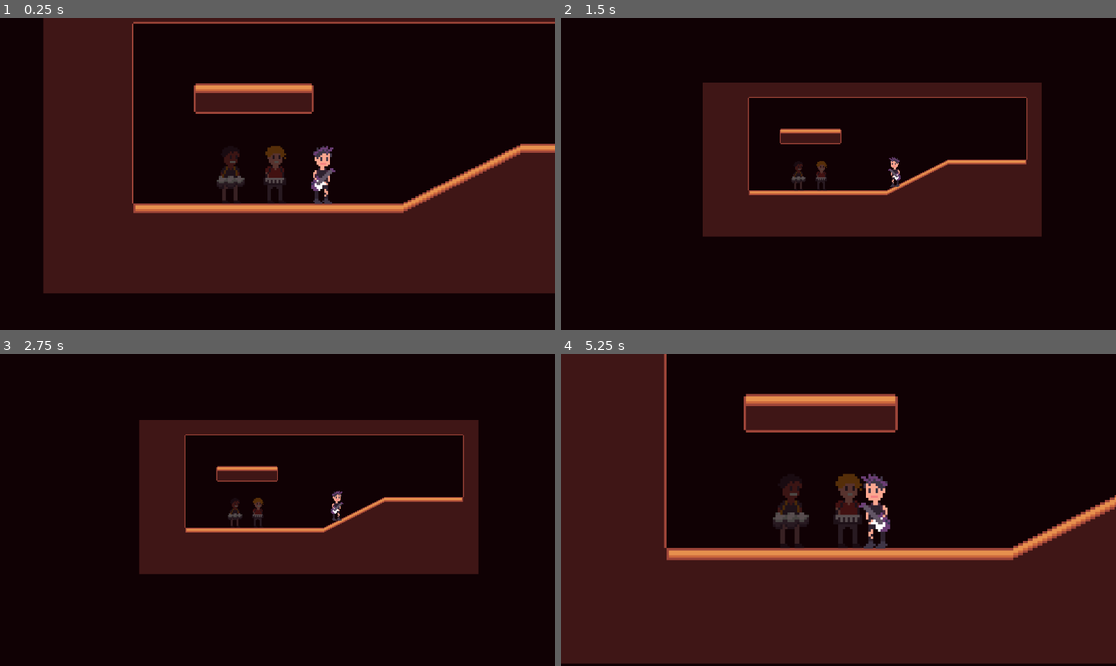
Above: before the commit, frames 1-4 (two rows, left to right).
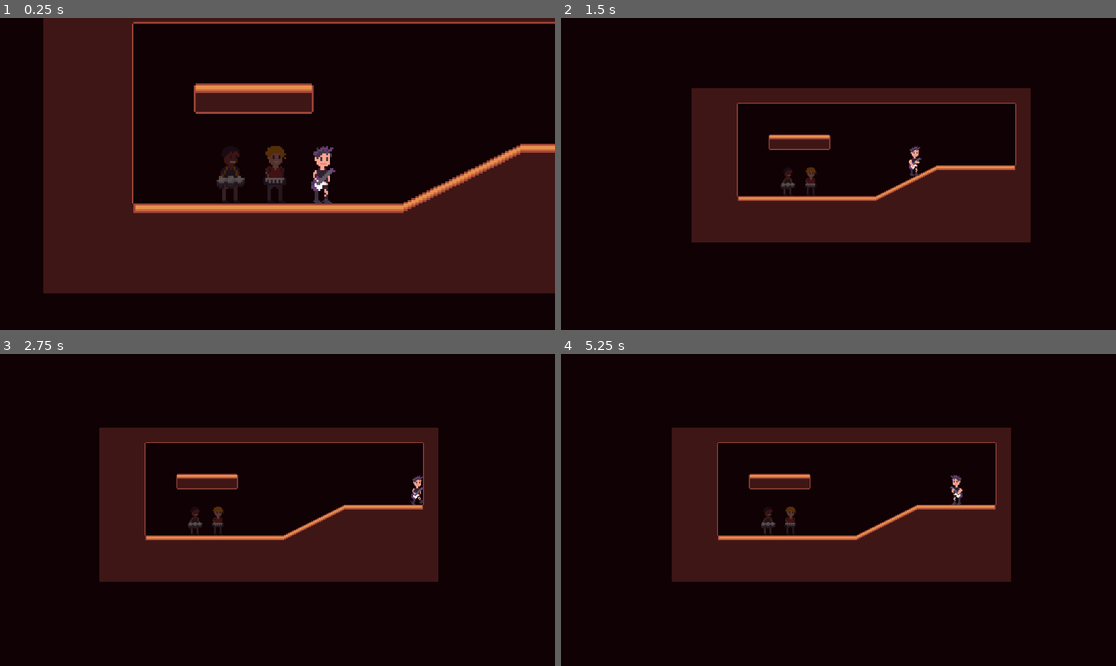
Above: after the commit, the same moments.

Repository: GioWashel/play-it-back
Game: Godot game, scene res://scenes/play_it_back.tscn
Two runs of this game, one before a commit and one after it. Both use one fixed random seed, a clock stepped at 60 frames per second and the inputs below.
Inputs (mouse positions are in pixels of both pictures, inside the frame that each line leads up to):
- Up to frame 1 (0.25 s): no input
- Up to frame 2 (1.5 s): tap Enter at 0.5 s; move the mouse to (960, 158) at 0.52 s; hold Right (right) 0.53-1.28 s; click (960, 158) at 0.6 s; right-click (960, 158) at 0.8 s; move the mouse to (727, 189) at 1.27 s; hold Left (left) from 1.28 s (still down); right-click (727, 189) at 1.35 s
- Up to frame 3 (2.75 s): click (166, 525) at 1.55 s; move the mouse to (333, 441) at 2.02 s; release Left (left) at 2.03 s; hold Right (right) from 2.03 s (still down); click (333, 441) at 2.1 s; right-click (333, 441) at 2.3 s
- Up to frame 4 (5.25 s): move the mouse to (810, 572) at 2.77 s; right-click (810, 572) at 2.85 s; click (810, 572) at 3.05 s; move the mouse to (1005, 556) at 3.52 s; release Right (right) at 3.53 s; hold Left (left) from 3.53 s (still down); click (1005, 556) at 3.6 s; right-click (1005, 556) at 3.8 s; move the mouse to (672, 463) at 4.27 s; right-click (672, 463) at 4.35 s; click (672, 463) at 4.55 s; move the mouse to (866, 510) at 5.02 s; click (866, 510) at 5.1 s

The runs differ from the first frame. In frame 2, 9.1% of the frame differs, in the area x 23-87%, y 20-72%; in frame 3, 16%; in frame 4, 62%, in the area x 0-100%, y 0-100%.

Commit message:
Sprites implemented

Diff:
--- a/scenes/play_it_back.tscn
+++ b/scenes/play_it_back.tscn
@@ -1,13 +1,13 @@
-[gd_scene load_steps=12 format=4 uid="uid://b37plmw73hqye"]
+[gd_scene load_steps=45 format=4 uid="uid://b37plmw73hqye"]
 
 [ext_resource type="Script" uid="uid://b0dghxkhmymm2" path="res://scripts/CameraFollow.gd" id="1_2pvbs"]
 [ext_resource type="Script" uid="uid://dymaohpe45iuf" path="res://scripts/player_controller.gd" id="1_2u5xn"]
-[ext_resource type="Texture2D" uid="uid://ciy3u6ckwhakv" path="res://Assets/Charichters3.png" id="1_7c1yi"]
 [ext_resource type="Script" uid="uid://dnrttaaofdxgv" path="res://scripts/player_manager.gd" id="2_2pvbs"]
-[ext_resource type="Texture2D" uid="uid://bsfdmadt8ndfc" path="res://Assets/Charichters2.png" id="3_7xw1p"]
 [ext_resource type="Texture2D" uid="uid://bq37kjtv4adsc" path="res://Assets/Tileset.png" id="3_tf8oe"]
-[ext_resource type="Texture2D" uid="uid://dkpnew4o5bidj" path="res://Assets/Charichters1.png" id="5_5p0py"]
+[ext_resource type="Texture2D" uid="uid://bd7ffk43grd1l" path="res://Assets/PianoMan.png" id="5_4a3wb"]
+[ext_resource type="Texture2D" uid="uid://dmae536n1pet0" path="res://Assets/GuitarHero.png" id="7_4a3wb"]
 [ext_resource type="Script" uid="uid://c76oyvn14trs3" path="res://scripts/drummer_boy_action.gd" id="7_4cl2t"]
+[ext_resource type="Texture2D" uid="uid://kxop0twbojhv" path="res://Assets/Drummer.png" id="8_nehl0"]
 
 [sub_resource type="TileSetAtlasSource" id="TileSetAtlasSource_2pvbs"]
 texture = ExtResource("3_tf8oe")
@@ -43,9 +43,288 @@
 physics_layer_0/collision_mask = 129
 sources/1 = SubResource("TileSetAtlasSource_2pvbs")
 
+[sub_resource type="AtlasTexture" id="AtlasTexture_tadvr"]
+atlas = ExtResource("5_4a3wb")
+region = Rect2(144, 0, 16, 32)
+
+[sub_resource type="AtlasTexture" id="AtlasTexture_ru5at"]
+atlas = ExtResource("5_4a3wb")
+region = Rect2(0, 0, 16, 32)
+
+[sub_resource type="AtlasTexture" id="AtlasTexture_nlosj"]
+atlas = ExtResource("5_4a3wb")
+region = Rect2(16, 0, 16, 32)
+
+[sub_resource type="AtlasTexture" id="AtlasTexture_n0ywk"]
+atlas = ExtResource("5_4a3wb")
+region = Rect2(96, 0, 16, 32)
+
+[sub_resource type="AtlasTexture" id="AtlasTexture_844pp"]
+atlas = ExtResource("5_4a3wb")
+region = Rect2(112, 0, 16, 32)
+
+[sub_resource type="AtlasTexture" id="AtlasTexture_yyn8k"]
+atlas = ExtResource("5_4a3wb")
+region = Rect2(128, 0, 16, 32)
+
+[sub_resource type="AtlasTexture" id="AtlasTexture_j64d3"]
+atlas = ExtResource("5_4a3wb")
+region = Rect2(112, 0, 16, 32)
+
+[sub_resource type="AtlasTexture" id="AtlasTexture_vsqge"]
+atlas = ExtResource("5_4a3wb")
+region = Rect2(32, 0, 16, 32)
+
+[sub_resource type="AtlasTexture" id="AtlasTexture_xmlin"]
+atlas = ExtResource("5_4a3wb")
+region = Rect2(48, 0, 16, 32)
+
+[sub_resource type="AtlasTexture" id="AtlasTexture_l16og"]
+atlas = ExtResource("5_4a3wb")
+region = Rect2(64, 0, 16, 32)
+
+[sub_resource type="AtlasTexture" id="AtlasTexture_6fcrd"]
+atlas = ExtResource("5_4a3wb")
+region = Rect2(80, 0, 16, 32)
+
+[sub_resource type="SpriteFrames" id="SpriteFrames_0iwmo"]
+animations = [{
+"frames": [{
+"duration": 1.0,
+"texture": SubResource("AtlasTexture_tadvr")
+}],
+"loop": false,
+"name": &"Fall",
+"speed": 5.0
+}, {
+"frames": [{
+"duration": 1.0,
+"texture": SubResource("AtlasTexture_ru5at")
+}, {
+"duration": 1.0,
+"texture": SubResource("AtlasTexture_nlosj")
+}],
+"loop": true,
+"name": &"Idle",
+"speed": 1.5
+}, {
+"frames": [{
+"duration": 1.0,
+"texture": SubResource("AtlasTexture_n0ywk")
+}, {
+"duration": 1.0,
+"texture": SubResource("AtlasTexture_844pp")
+}, {
+"duration": 1.0,
+"texture": SubResource("AtlasTexture_yyn8k")
+}, {
+"duration": 1.0,
+"texture": SubResource("AtlasTexture_j64d3")
+}],
+"loop": false,
+"name": &"Play",
+"speed": 1.5
+}, {
+"frames": [{
+"duration": 1.0,
+"texture": SubResource("AtlasTexture_vsqge")
+}, {
+"duration": 1.0,
+"texture": SubResource("AtlasTexture_xmlin")
+}, {
+"duration": 1.0,
+"texture": SubResource("AtlasTexture_l16og")
+}, {
+"duration": 1.0,
+"texture": SubResource("AtlasTexture_6fcrd")
+}],
+"loop": true,
+"name": &"Run",
+"speed": 3.0
+}]
+
 [sub_resource type="CapsuleShape2D" id="CapsuleShape2D_4a3wb"]
 radius = 4.82
 height = 31.58
+
+[sub_resource type="AtlasTexture" id="AtlasTexture_4a3wb"]
+atlas = ExtResource("8_nehl0")
+region = Rect2(128, 0, 16, 32)
+
+[sub_resource type="AtlasTexture" id="AtlasTexture_nehl0"]
+atlas = ExtResource("8_nehl0")
+region = Rect2(0, 0, 16, 32)
+
+[sub_resource type="AtlasTexture" id="AtlasTexture_0iwmo"]
+atlas = ExtResource("8_nehl0")
+region = Rect2(16, 0, 16, 32)
+
+[sub_resource type="AtlasTexture" id="AtlasTexture_von6u"]
+atlas = ExtResource("8_nehl0")
+region = Rect2(96, 0, 16, 32)
+
+[sub_resource type="AtlasTexture" id="AtlasTexture_0l8rm"]
+atlas = ExtResource("8_nehl0")
+region = Rect2(112, 0, 16, 32)
+
+[sub_resource type="AtlasTexture" id="AtlasTexture_hijff"]
+atlas = ExtResource("8_nehl0")
+region = Rect2(32, 0, 16, 32)
+
+[sub_resource type="AtlasTexture" id="AtlasTexture_wpcyu"]
+atlas = ExtResource("8_nehl0")
+region = Rect2(48, 0, 16, 32)
+
+[sub_resource type="AtlasTexture" id="AtlasTexture_6d8ij"]
+atlas = ExtResource("8_nehl0")
+region = Rect2(64, 0, 16, 32)
+
+[sub_resource type="AtlasTexture" id="AtlasTexture_u02mi"]
+atlas = ExtResource("8_nehl0")
+region = Rect2(80, 0, 16, 32)
+
+[sub_resource type="SpriteFrames" id="SpriteFrames_6fcrd"]
+animations = [{
+"frames": [{
+"duration": 1.0,
+"texture": SubResource("AtlasTexture_4a3wb")
+}],
+"loop": false,
+"name": &"Fall",
+"speed": 5.0
+}, {
+"frames": [{
+"duration": 1.0,
+"texture": SubResource("AtlasTexture_nehl0")
+}, {
+"duration": 1.0,
+"texture": SubResource("AtlasTexture_0iwmo")
+}],
+"loop": true,
+"name": &"Idle",
+"speed": 1.5
+}, {
+"frames": [{
+"duration": 1.0,
+"texture": SubResource("AtlasTexture_von6u")
+}, {
+"duration": 1.0,
+"texture": SubResource("AtlasTexture_0l8rm")
+}],
+"loop": false,
+"name": &"Play",
+"speed": 1.5
+}, {
+"frames": [{
+"duration": 1.0,
+"texture": SubResource("AtlasTexture_hijff")
+}, {
+"duration": 1.0,
+"texture": SubResource("AtlasTexture_wpcyu")
+}, {
+"duration": 1.0,
+"texture": SubResource("AtlasTexture_6d8ij")
+}, {
+"duration": 1.0,
+"texture": SubResource("AtlasTexture_u02mi")
+}],
+"loop": true,
+"name": &"Run",
+"speed": 3.0
+}]
+
+[sub_resource type="AtlasTexture" id="AtlasTexture_t5woh"]
+atlas = ExtResource("7_4a3wb")
+region = Rect2(144, 0, 16, 32)
+
+[sub_resource type="AtlasTexture" id="AtlasTexture_dlhlu"]
+atlas = ExtResource("7_4a3wb")
+region = Rect2(0, 0, 16, 32)
+
+[sub_resource type="AtlasTexture" id="AtlasTexture_7a3cp"]
+atlas = ExtResource("7_4a3wb")
+region = Rect2(16, 0, 16, 32)
+
+[sub_resource type="AtlasTexture" id="AtlasTexture_4go1t"]
+atlas = ExtResource("7_4a3wb")
+region = Rect2(96, 0, 16, 32)
+
+[sub_resource type="AtlasTexture" id="AtlasTexture_05ano"]
+atlas = ExtResource("7_4a3wb")
+region = Rect2(112, 0, 16, 32)
+
+[sub_resource type="AtlasTexture" id="AtlasTexture_16rqo"]
+atlas = ExtResource("7_4a3wb")
+region = Rect2(128, 0, 16, 32)
+
+[sub_resource type="AtlasTexture" id="AtlasTexture_45aku"]
+atlas = ExtResource("7_4a3wb")
+region = Rect2(32, 0, 16, 32)
+
+[sub_resource type="AtlasTexture" id="AtlasTexture_n77kl"]
+atlas = ExtResource("7_4a3wb")
+region = Rect2(48, 0, 16, 32)
+
+[sub_resource type="AtlasTexture" id="AtlasTexture_4uwj7"]
+atlas = ExtResource("7_4a3wb")
+region = Rect2(64, 0, 16, 32)
+
+[sub_resource type="AtlasTexture" id="AtlasTexture_mlx7r"]
+atlas = ExtResource("7_4a3wb")
+region = Rect2(80, 0, 16, 32)
+
+[sub_resource type="SpriteFrames" id="SpriteFrames_von6u"]
+animations = [{
+"frames": [{
+"duration": 1.0,
+"texture": SubResource("AtlasTexture_t5woh")
+}],
+"loop": false,
+"name": &"Fall",
+"speed": 5.0
+}, {
+"frames": [{
+"duration": 1.0,
+"texture": SubResource("AtlasTexture_dlhlu")
+}, {
+"duration": 1.0,
+"texture": SubResource("AtlasTexture_7a3cp")
+}],
+"loop": true,
+"name": &"Idle",
+"speed": 1.5
+}, {
+"frames": [{
+"duration": 1.0,
+"texture": SubResource("AtlasTexture_4go1t")
+}, {
+"duration": 1.0,
+"texture": SubResource("AtlasTexture_05ano")
+}, {
+"duration": 1.0,
+"texture": SubResource("AtlasTexture_16rqo")
+}],
+"loop": false,
+"name": &"Play",
+"speed": 1.5
+}, {
+"frames": [{
+"duration": 1.0,
+"texture": SubResource("AtlasTexture_45aku")
+}, {
+"duration": 1.0,
+"texture": SubResource("AtlasTexture_n77kl")
+}, {
+"duration": 1.0,
+"texture": SubResource("AtlasTexture_4uwj7")
+}, {
+"duration": 1.0,
+"texture": SubResource("AtlasTexture_mlx7r")
+}],
+"loop": true,
+"name": &"Run",
+"speed": 3.0
+}]
 
 [node name="play-it-back" type="Node2D"]
 
@@ -66,8 +345,10 @@
 up_direction = Vector2(0, 1)
 script = ExtResource("1_2u5xn")
 
-[node name="Sprite2D" type="Sprite2D" parent="PlayerManager/PianoMan"]
-texture = ExtResource("3_7xw1p")
+[node name="Sprite" type="AnimatedSprite2D" parent="PlayerManager/PianoMan"]
+sprite_frames = SubResource("SpriteFrames_0iwmo")
+animation = &"Run"
+autoplay = "Idle"
 
 [node name="CollisionShape2D" type="CollisionShape2D" parent="PlayerManager/PianoMan"]
 shape = SubResource("CapsuleShape2D_4a3wb")
@@ -77,9 +358,6 @@
 script = ExtResource("1_2u5xn")
 action_node = NodePath("DrummerBoyAction")
 
-[node name="Sprite2D" type="Sprite2D" parent="PlayerManager/DrummerBoy"]
-texture = ExtResource("5_5p0py")
-
 [node name="DrummerBoyAction" type="Node2D" parent="PlayerManager/DrummerBoy" node_paths=PackedStringArray("cooldownTimer")]
 position = Vector2(0, 3.52)
 script = ExtResource("7_4cl2t")
@@ -92,12 +370,23 @@
 [node name="CollisionShape2D" type="CollisionShape2D" parent="PlayerManager/DrummerBoy"]
 shape = SubResource("CapsuleShape2D_4a3wb")
 
+[node name="Sprite" type="AnimatedSprite2D" parent="PlayerManager/DrummerBoy"]
+sprite_frames = SubResource("SpriteFrames_6fcrd")
+animation = &"Play"
+autoplay = "Idle"
+
 [node name="GuitarHero" type="CharacterBody2D" parent="PlayerManager" groups=["Players", "guitarHero"]]
 position = Vector2(5.58, 11.85)
 script = ExtResource("1_2u5xn")
 
-[node name="Sprite2D" type="Sprite2D" parent="PlayerManager/GuitarHero"]
-texture = ExtResource("1_7c1yi")
-
 [node name="CollisionShape2D2" type="CollisionShape2D" parent="PlayerManager/GuitarHero"]
 shape = SubResource("CapsuleShape2D_4a3wb")
+
+[node name="Sprite" type="AnimatedSprite2D" parent="PlayerManager/GuitarHero"]
+sprite_frames = SubResource("SpriteFrames_von6u")
+animation = &"Idle"
+autoplay = "Idle"
+
+[connection signal="animation_finished" from="PlayerManager/PianoMan/Sprite" to="PlayerManager/PianoMan" method="_on_sprite_animation_finished"]
+[connection signal="animation_finished" from="PlayerManager/DrummerBoy/Sprite" to="PlayerManager/DrummerBoy" method="_on_sprite_animation_finished"]
+[connection signal="animation_finished" from="PlayerManager/GuitarHero/Sprite" to="PlayerManager/GuitarHero" method="_on_sprite_animation_finished"]
--- a/scripts/player_controller.gd
+++ b/scripts/player_controller.gd
@@ -8,28 +8,42 @@
 const SPEED = 100
 const JUMP_VELOCITY = -400.0
 const AIR_RESISTANCE = 0.8
+var was_airborn := false
+var lockout := false
 
 @export var action_node : Node2D
 
 func _physics_process(delta: float) -> void:
-	# Add the gravity.
-	if not on_floor():
+	if lockout:
+		move_and_slide();
+		return
+
+	if not on_floor(16):
+		if not on_floor(24):
+			$Sprite.play("Fall")
+			was_airborn = true
 		velocity += get_gravity() * delta
-	# player selected
-	# Get the input direction and handle the movement/deceleration.
-	# As good practice, you should replace UI actions with custom gameplay actions.
+	else:
+		was_airborn = false
+
 	var direction := curr_dir
+	if was_airborn == false:
+		if direction != 0:
+			$Sprite.play("Run")
+		else:
+			$Sprite.play("Idle")
+
 	if direction:
 		velocity.x = direction * SPEED
-		$Sprite2D.flip_h = (velocity.x < 0)
+		$Sprite.flip_h = (velocity.x < 0)
 	else:
 		velocity.x = move_toward(velocity.x, 0, SPEED)
 	var previous_velocity = velocity;
 	move_and_slide();
 
-func on_floor() -> bool:
+func on_floor(dist : int) -> bool:
 	var space_state = get_world_2d().direct_space_state
-	var query = PhysicsRayQueryParameters2D.create(global_position, global_position + Vector2.DOWN * 16)
+	var query = PhysicsRayQueryParameters2D.create(global_position, global_position + Vector2.DOWN * dist)
 	query.exclude = [self]
 	var res = space_state.intersect_ray(query)
 
@@ -46,6 +60,12 @@
 	#Maybe add primary/secondary end?
 	secondary = _secondary
 
+	if primary or secondary:
+		lockout = true
+		$Sprite.play("Play")
+
+
+
 func on_primary_action():
 	if action_node == null:
 		return
@@ -55,3 +75,8 @@
 	if action_node == null:
 		return
 	action_node.secondary_action()
+
+
+func _on_sprite_animation_finished():
+	lockout = false
+	print($Sprite.animation)
